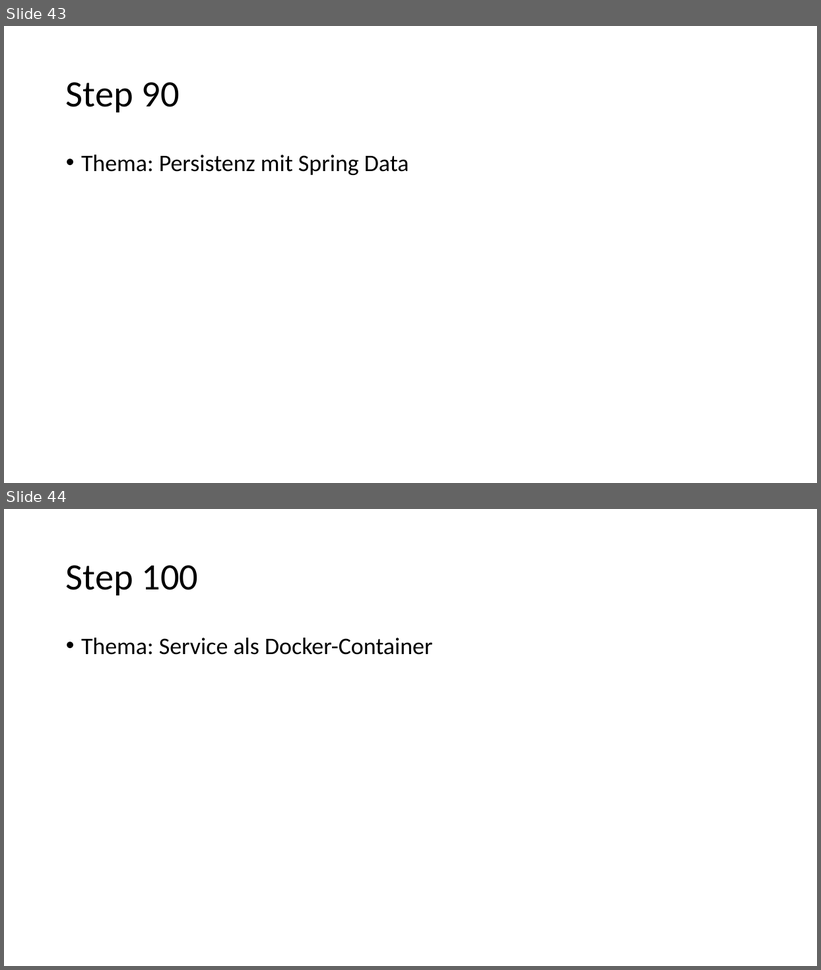
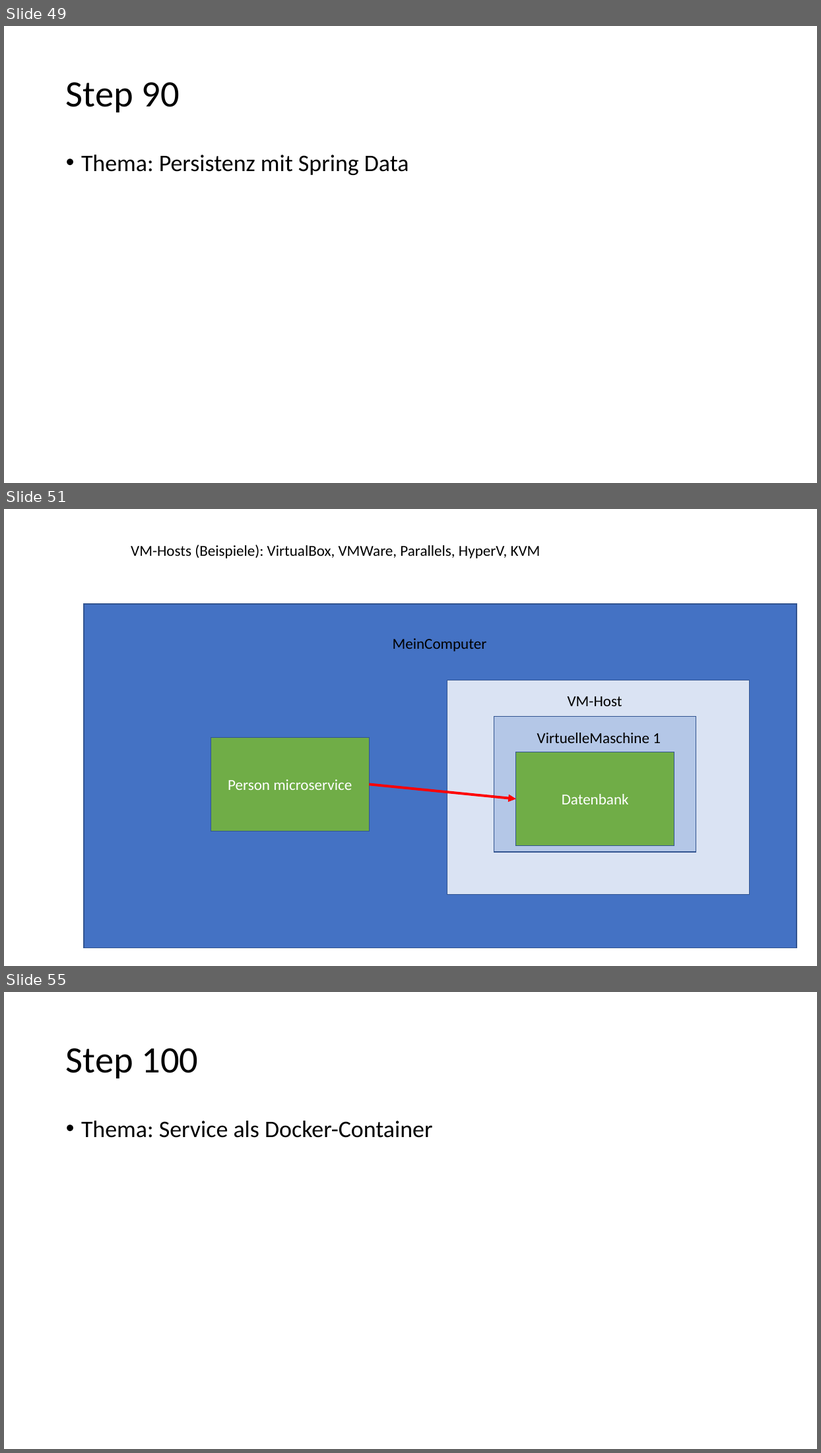
Before and after one commit to igeldo/PR4-SoSe23, a slide deck: Java-Starter.pptx. Shown one above the other, each under a label of ours: slides 43 and 44 before the commit, slides 49, 51 and 55 after it; the slides between them are not shown. The pictures are 821x970 and 821x1453 pixels, drawn with LibreOffice and Linux fonts; fonts in the diff are those of the drawing. Boxes give left, top, right and bottom in pixels: in the first picture for what was removed or moved away, otherwise in the second. Text is boxed around its words. In the diff, an @@ line names an element or a change of style, - is before the commit and + after.

```diff
--- a/Java-Starter.pptx
+++ b/Java-Starter.pptx
@@ slide 51 added at [4, 509, 817, 966], background #FFFFFF @@
@@ text added at [131, 545, 541, 559], 18 pt, text #000000 @@
+VM-Hosts (Beispiele): VirtualBox, VMWare, Parallels, HyperV, KVM
@@ rectangle added at [84, 604, 797, 948], fill #4472C4, outline #325491 1 pt @@
@@ text added at [393, 638, 487, 652], 18 pt, text #000000 @@
+MeinComputer
@@ rectangle added at [448, 681, 750, 895], fill #DAE3F3, outline #325491 1 pt @@
@@ text added at [568, 696, 622, 706], 18 pt, text #000000 @@
+VM-Host
@@ rectangle added at [494, 717, 696, 852], fill #B4C7E7, outline #325491 1 pt @@
@@ rectangle added at [211, 738, 370, 832], fill #70AD47, outline #325491 1 pt, 18 pt, text #FFFFFF @@
+Person microservice
@@ text added at [537, 733, 661, 743], 18 pt, text #000000 @@
+VirtuelleMaschine 1
@@ rectangle added at [516, 753, 675, 846], fill #70AD47, outline #325491 1 pt, 18 pt, text #FFFFFF @@
+Datenbank
@@ arrow added from (370, 785) to (516, 799), #FF0000 3 pt @@
@@ what was slide 43 is now slide 49 @@
@@ what was slide 44 is now slide 55 @@
```
Also in this commit, not shown: 3 slides changed, 11 other slides added.
